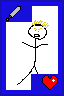
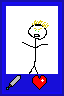
The second 64x96 image is a revision of the first. Changes to its layers:
painted on "layout" over [6, 6, 58, 90]
